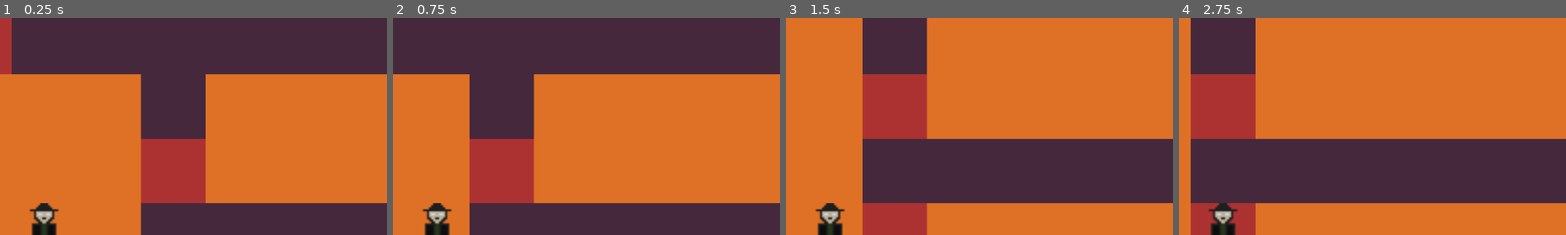
Above: before the commit, frames 1-4 (left to right).
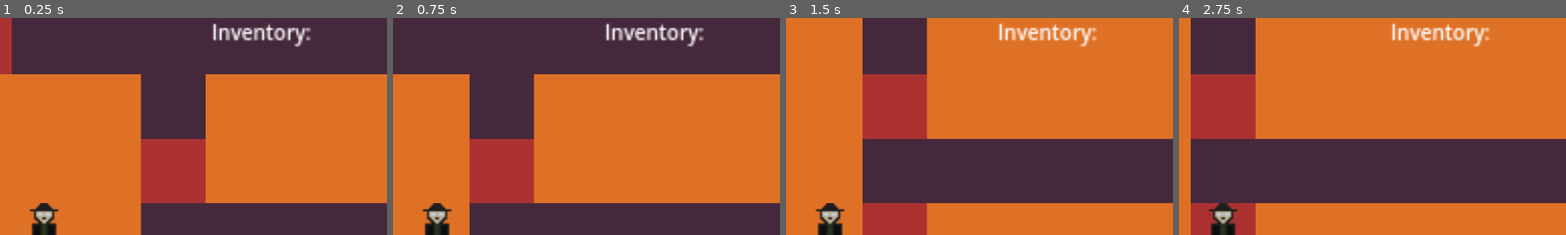
Above: after the commit, the same moments.

Repository: Akarnik0/TimeGame
Game: Godot game, scene res://Scenes/level.tscn
Same seed, same stepped clock (60 frames per second), same inputs: the game is played once before the commit and once after it.
Inputs:
- Up to frame 1 (0.25 s): no input
- Up to frame 2 (0.75 s): tap Enter at 0.5 s; hold D (right) from 0.53 s (still down); hold E (interact) from 0.53 s (still down)
- Up to frame 3 (1.5 s): tap Space at 1.25 s; release D (right) at 1.28 s; release E (interact) at 1.28 s; hold S (down) from 1.28 s (still down); tap E (interact) at 1.35 s
- Up to frame 4 (2.75 s): tap Enter at 2 s; release S (down) at 2.03 s; hold D (right) from 2.03 s (still down); hold E (interact) from 2.03 s (still down)
The pictures show only the part of the screen within x 44-94%, y 0-50%; the shares and areas given below are measured in that part.

The runs differ from the first frame. In frame 1, 1.3% of the frame differs, in the area x 54-81%, y 2-14%; in frame 2, 1.3%; in frame 3, 1.3%; in frame 4, 1.3%.

Commit message:
Napravljen prikaz inventara karaktera

Diff:
--- a/Scenes/level.tscn
+++ b/Scenes/level.tscn
@@ -8,6 +8,7 @@
 [ext_resource type="Texture2D" uid="uid://bhk4u1r1srhrj" path="res://Assets/TileAssets/Plava.png" id="4_oqgf2"]
 [ext_resource type="Texture2D" uid="uid://b04kyohlxbp22" path="res://Assets/CharacterAssets/WalterWeiss.png" id="4_wqkje"]
 [ext_resource type="Texture2D" uid="uid://bw3l4prk2lsre" path="res://Assets/TileAssets/Zlatna.png" id="5_qxfql"]
+[ext_resource type="Script" uid="uid://cjr0m7lhpqaaw" path="res://Scripts/GuiScripts/Gui.gd" id="9_ha31o"]
 [ext_resource type="PackedScene" uid="uid://ckjv184cin1d1" path="res://Scenes/Key.tscn" id="9_qxfql"]
 [ext_resource type="Texture2D" uid="uid://bmxo4e3orejf7" path="res://Assets/Item/RedKey.png" id="10_ha31o"]
 [ext_resource type="PackedScene" uid="uid://b5fhu0u18g00p" path="res://Scenes/Box.tscn" id="11_pa6b8"]
@@ -85,6 +86,21 @@
 [node name="Camera2D" type="Camera2D" parent="Character"]
 zoom = Vector2(3, 3)
 
+[node name="GuiControl" type="Control" parent="Character/Camera2D"]
+layout_mode = 3
+anchors_preset = 0
+offset_left = 83.0
+offset_top = -108.0
+offset_right = 192.0
+offset_bottom = -68.0
+script = ExtResource("9_ha31o")
+
+[node name="InventoryItems" type="Label" parent="Character/Camera2D/GuiControl"]
+layout_mode = 0
+offset_right = 40.0
+offset_bottom = 23.0
+theme_override_font_sizes/font_size = 10
+
 [node name="RayCast2D" type="RayCast2D" parent="Character"]
 
 [node name="InteractArea" type="Area2D" parent="Character"]
--- a/Scripts/CharacterScripts/CharacterMovement.gd
+++ b/Scripts/CharacterScripts/CharacterMovement.gd
@@ -8,6 +8,7 @@
 var IsInDoor: bool
 var SameRoomPosition
 
+#kretanje
 # Directional inputs
 var Inputs = {
 	"right": Vector2.RIGHT,
@@ -15,20 +16,6 @@
 	"up": Vector2.UP,
 	"down": Vector2.DOWN
 }
-#Dobije podatke o lokaciji svih vrata unutar jsona
-func GetDoorData(FilePath: String):
-	var File = FileAccess.open(FilePath, FileAccess.READ)
-	var JsonText = File.get_as_text()
-	var ResultText = JSON.parse_string(JsonText)
-	AllDoors = ResultText
-#Dobije podatke o lokaciji vrata iz levela unutar jsona
-func GetDoorDataForLevel(LevelName: String):
-	var RawArray = AllDoors.get(LevelName,[])
-	var LevelDoors = []
-	for Pair in RawArray:
-		if Pair.size() == 2:
-			LevelDoors.append(Vector2(Pair[0], Pair[1]))
-	return LevelDoors
 # Snap character to grid center
 func SnapCharacterToGrid():
 	var tile_size = $"../Grid".tile_set.tile_size.x
@@ -78,9 +65,35 @@
 				obj.activate(self)
 				break
 
+
+
+
+
+#vrata
+#Dobije podatke o lokaciji svih vrata unutar jsona
+func GetDoorData(FilePath: String):
+	var File = FileAccess.open(FilePath, FileAccess.READ)
+	var JsonText = File.get_as_text()
+	var ResultText = JSON.parse_string(JsonText)
+	AllDoors = ResultText
+#Dobije podatke o lokaciji vrata iz levela unutar jsona
+func GetDoorDataForLevel(LevelName: String):
+	var RawArray = AllDoors.get(LevelName,[])
+	var LevelDoors = []
+	for Pair in RawArray:
+		if Pair.size() == 2:
+			LevelDoors.append(Vector2(Pair[0], Pair[1]))
+	return LevelDoors
+
+
+
+
 # Inventory
 var inventory: Array[String] = []
 var interactables: Array[Area2D] = []
+
+func GetInventoryItems() -> String:
+	return "Inventory:\n" + "\n".join(inventory)
 
 func add_item(item_name: String):
 	if item_name not in inventory:
--- /dev/null
+++ b/Scripts/GuiScripts/Gui.gd
@@ -0,0 +1,4 @@
+extends Control
+
+func _process(_delta):
+	$InventoryItems.text = $"../..".GetInventoryItems()
--- a/Scripts/ItemScripts/box.gd
+++ b/Scripts/ItemScripts/box.gd
@@ -24,6 +24,8 @@
 
 		if player.has_method("add_item"):
 			player.add_item(reward_item)
+			GlobalLevel.Turns += 1
+			print(GlobalLevel.Turns)
 		queue_free()
 
 	else:
Not shown: 1 places in Scenes/level.tscn that only renumber resources
Not shown, added: Scripts/GuiScripts/Gui.gd.uid
